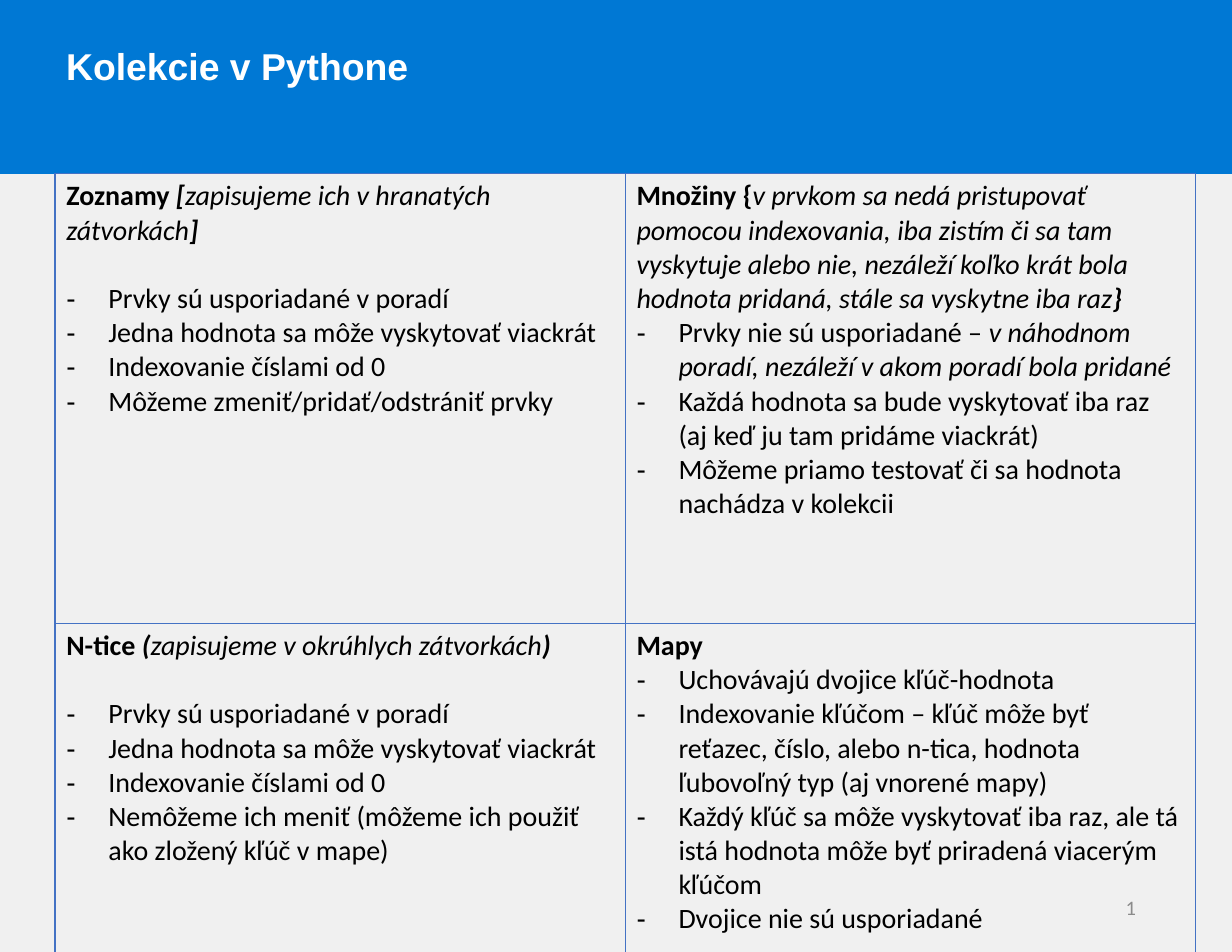
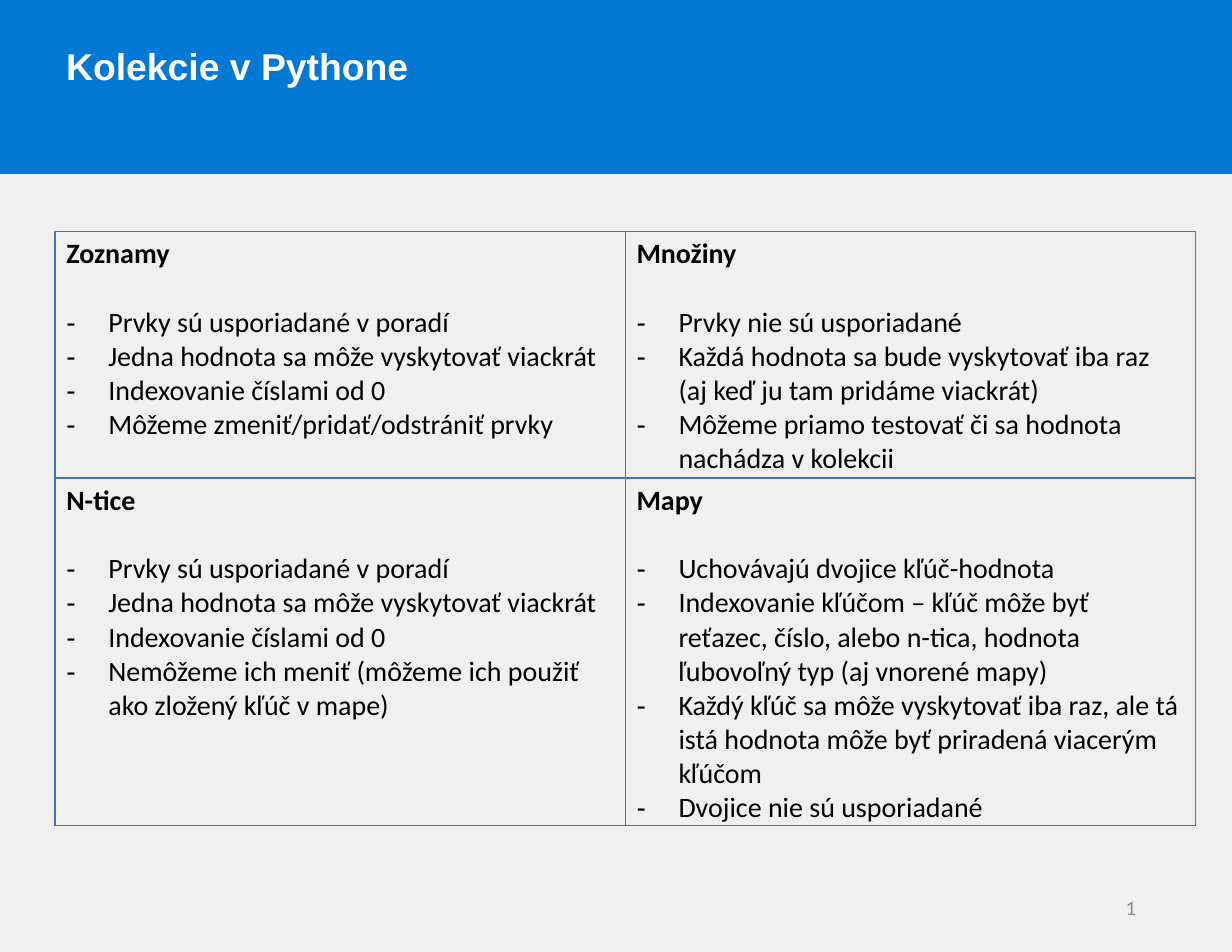
Before and after one commit to MichaellaSVK/WDA, a slide deck: slide 1 of 5/presentations/wda4.pptx. Drawn at 1232x952 pixels with LibreOffice and Linux fonts; fonts in the diff are those of the drawing. Boxes give left, top, right and bottom in pixels: in the first picture for what was removed or moved away, otherwise in the second. Text is boxed around its words. In the diff, an @@ line names an element or a change of style, - is before the commit and + after.

```diff
--- a/5/presentations/wda4.pptx
+++ b/5/presentations/wda4.pptx
@@ table at (55, 232, 1195, 883) @@
-row 1, column 1: Zoznamy [zapisujeme ich v hranatých zátvorkách] / Prvky sú usporiadané v poradí / Jedna hodnota sa môže vyskytovať viackrát / Indexovanie číslami od 0 / Môžeme zmeniť/pridať/odstrániť prvky
+row 1, column 1: Zoznamy / Prvky sú usporiadané v poradí / Jedna hodnota sa môže vyskytovať viackrát / Indexovanie číslami od 0 / Môžeme zmeniť/pridať/odstrániť prvky
-row 1, column 2: Množiny {v prvkom sa nedá pristupovať pomocou indexovania, iba zistím či sa tam vyskytuje alebo nie, nezáleží koľko krát bola hodnota pridaná, stále sa vyskytne iba raz} / Prvky nie sú usporiadané – v náhodnom poradí, nezáleží v akom poradí bola pridané / Každá hodnota sa bude vyskytovať iba raz (aj keď ju tam pridáme viackrát) / Môžeme priamo testovať či sa hodnota nachádza v kolekcii
+row 1, column 2: Množiny / Prvky nie sú usporiadané / Každá hodnota sa bude vyskytovať iba raz (aj keď ju tam pridáme viackrát) / Môžeme priamo testovať či sa hodnota nachádza v kolekcii
-row 2, column 1: N-tice (zapisujeme v okrúhlych zátvorkách) / Prvky sú usporiadané v poradí / Jedna hodnota sa môže vyskytovať viackrát / Indexovanie číslami od 0 / Nemôžeme ich meniť (môžeme ich použiť ako zložený kľúč v mape)
+row 2, column 1: N-tice / Prvky sú usporiadané v poradí / Jedna hodnota sa môže vyskytovať viackrát / Indexovanie číslami od 0 / Nemôžeme ich meniť (môžeme ich použiť ako zložený kľúč v mape)
@@ table: place and size @@
-table at (55, 174, 1195, 952)
+table at (55, 232, 1195, 883)
```
Also in this commit, not shown: 10 other files.
